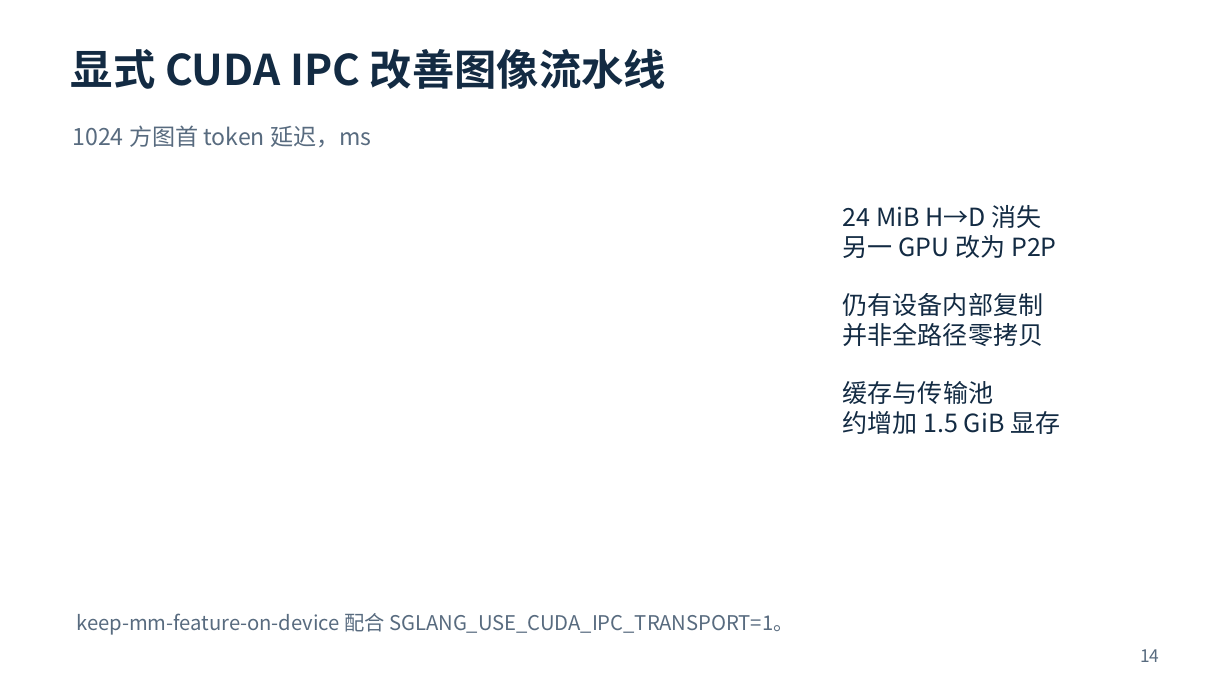
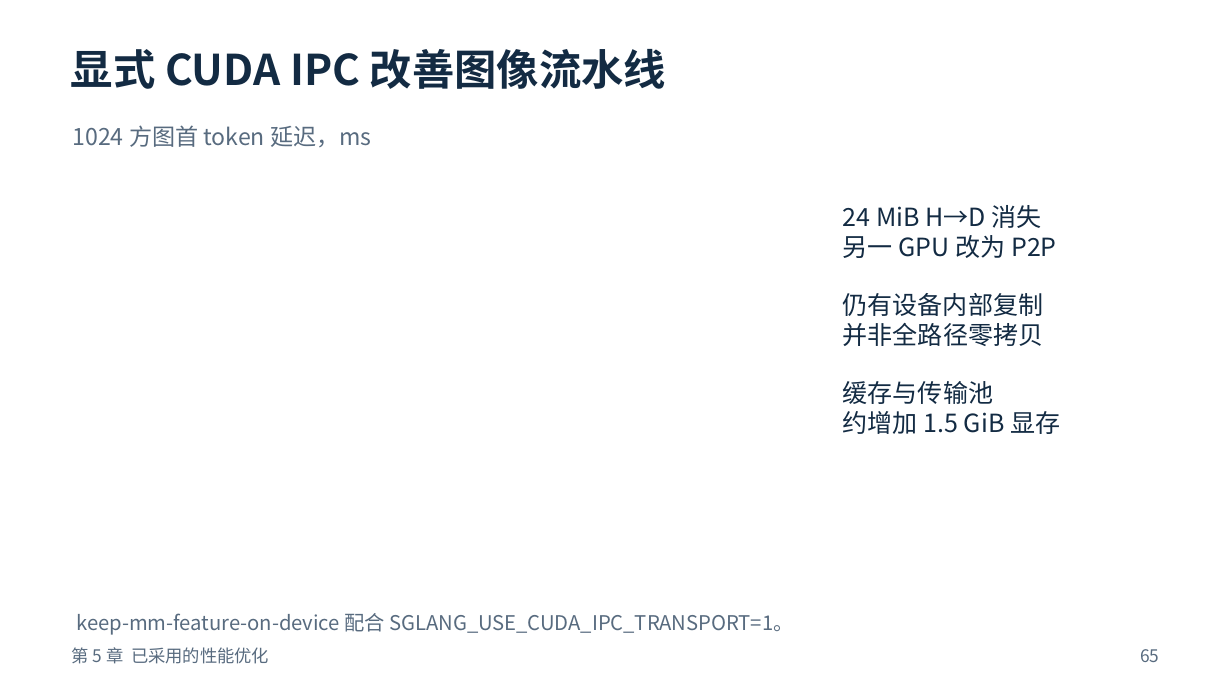
Before and after one commit to justsoloking-blip/qwen-vl-32B-project, a slide deck: slide 65 of slides/qwen3-vl-dp-attention-and-optimization.pptx (slide 14 before the commit). Drawn at 1232x693 pixels with LibreOffice and Linux fonts; fonts in the diff are those of the drawing. Boxes give left, top, right and bottom in pixels: in the first picture for what was removed or moved away, otherwise in the second. Text is boxed around its words. In the diff, an @@ line names an element or a change of style, - is before the commit and + after.

```diff
--- a/slides/qwen3-vl-dp-attention-and-optimization.pptx
+++ b/slides/qwen3-vl-dp-attention-and-optimization.pptx
@@ text added at box(72, 647, 269, 664), 13.5 pt, text #586B7F @@
+第 5 章 已采用的性能优化
@@ text at box(1140, 649, 1159, 662): text changed @@
-14
+65
```
Also in this commit, not shown: 12 other slides changed, 89 slides added, 6 slides removed, 3 other files.
